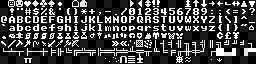
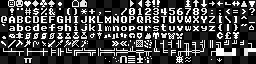
Revision of a layered 256px x 64px image; what changed, layer by layer:
painted on "Background" over box(81, 40, 152, 63)
